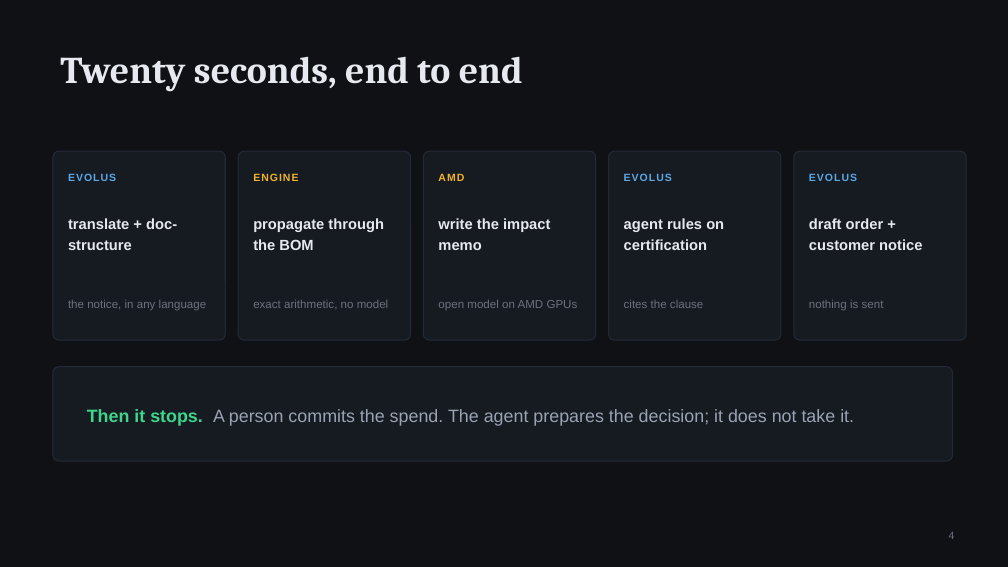
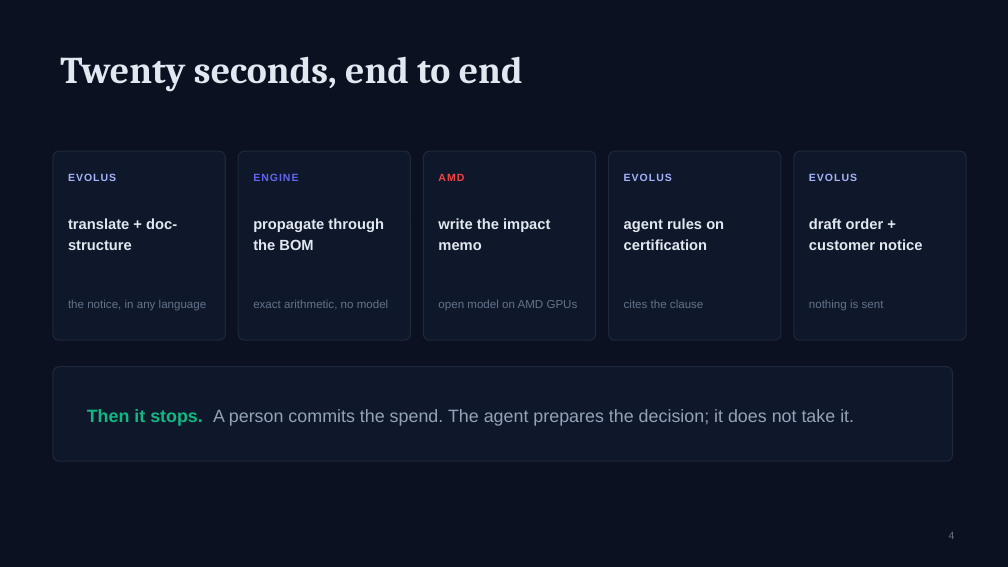
Before and after one commit to bukhari-hamzamukhtar/lychee, a slide deck: slide 4 of submission/LastBuy.pptx. Drawn at 1008x567 pixels with LibreOffice and Linux fonts; fonts in the diff are those of the drawing. Boxes give left, top, right and bottom in pixels: in the first picture for what was removed or moved away, otherwise in the second. Text is boxed around its words. In the diff, an @@ line names an element or a change of style, - is before the commit and + after.

```diff
--- a/submission/LastBuy.pptx
+++ b/submission/LastBuy.pptx
@@ background #0F1115 to #0B1120 @@
@@ text "ENGINE" at box(253, 173, 298, 181): text colour #F0B429 to #6366F1 @@
@@ text "AMD" at box(438, 173, 464, 181): text colour #F0B429 to #EF4444 @@
@@ text colour #5AA9E6 to #A5B4FC in 3 elements at box(68, 173, 116, 181), box(624, 173, 672, 181), box(809, 173, 857, 181) @@
@@ fill #161A21 to #0F172A; outline #242A35 1 pt to #1E293B 1 pt in 6 elements at box(53, 151, 225, 340), box(238, 151, 411, 340), box(423, 151, 596, 340), box(609, 151, 781, 340), box(794, 151, 966, 340), box(53, 367, 953, 461) @@
@@ text "Then it stops. A person ..." at box(87, 409, 854, 426): text colour #3DD68C to #10B981 in "Then it stops."; text colour #9AA3B2 to #94A3B8 in "A person commits the spend. The agent ..." @@
```
Also in this commit, not shown: 8 other slides changed, 1 slide added, 6 other files.
